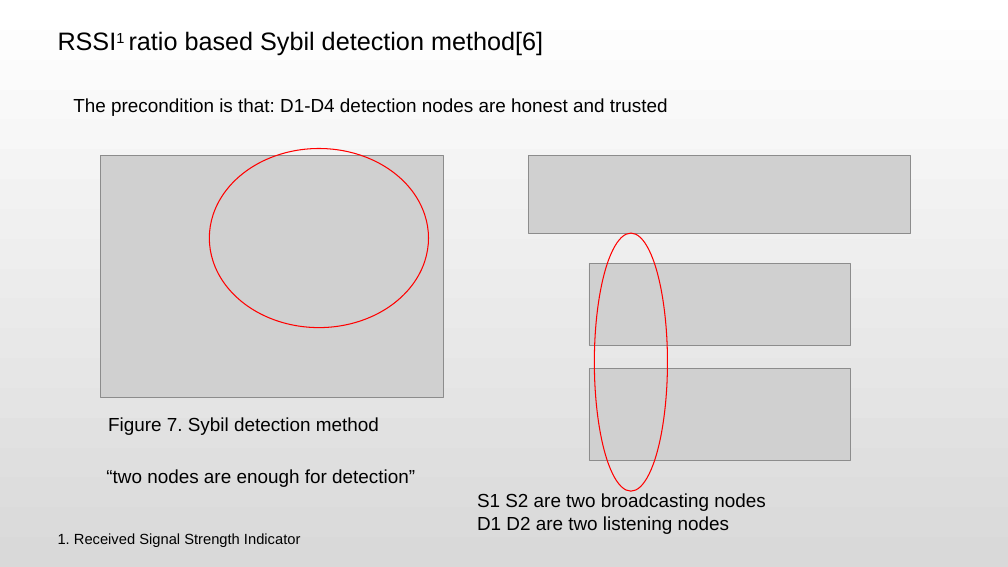
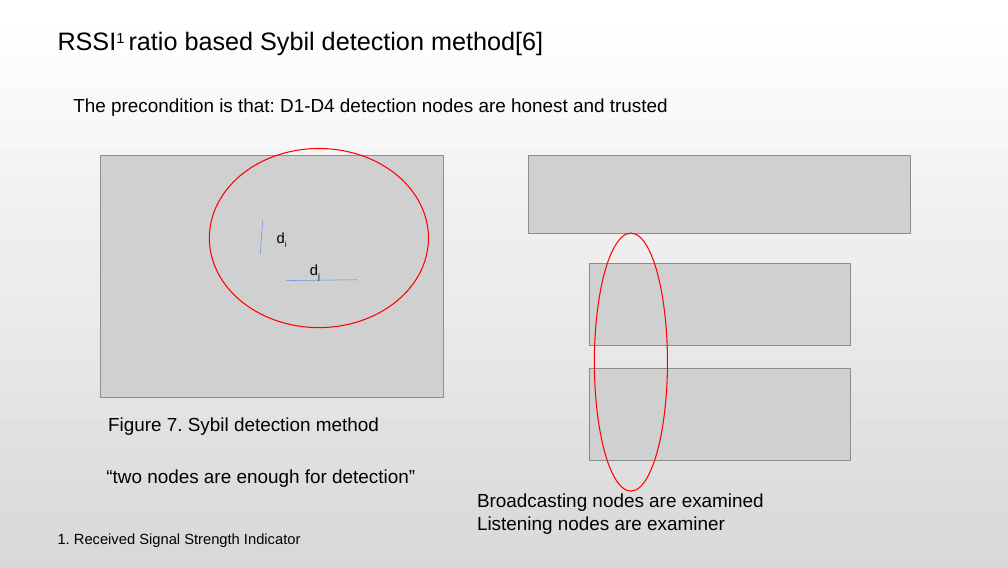
Before and after one commit to 66Ronghua99/HRP-Thesis, a slide deck: slide 7 of lttStudy/ProposalPre.pptx. Drawn at 1008x567 pixels with LibreOffice and Linux fonts; fonts in the diff are those of the drawing; grey boxes stand for pictures. Boxes give left, top, right and bottom in pixels: in the first picture for what was removed or moved away, otherwise in the second. Text is boxed around its words. In the diff, an @@ line names an element or a change of style, - is before the commit and + after.

```diff
--- a/lttStudy/ProposalPre.pptx
+++ b/lttStudy/ProposalPre.pptx
@@ line added from (263, 221) to (260, 254), #6096E6 0.5 pt @@
@@ text added at (x1=269, y1=225, x2=306, y2=251), 14 pt, text #000000 @@
+di
@@ text added at (x1=302, y1=257, x2=338, y2=283), 14 pt, text #000000 @@
+dj
@@ line added from (287, 281) to (357, 280), #6096E6 0.5 pt @@
@@ text at (x1=477, y1=493, x2=764, y2=534): text changed @@
-S1 S2 are two broadcasting nodes
-D1 D2 are two listening nodes
+Broadcasting nodes are examined
+Listening nodes are examiner
```
Also in this commit, not shown: 7 other slides changed, 2 other files.
